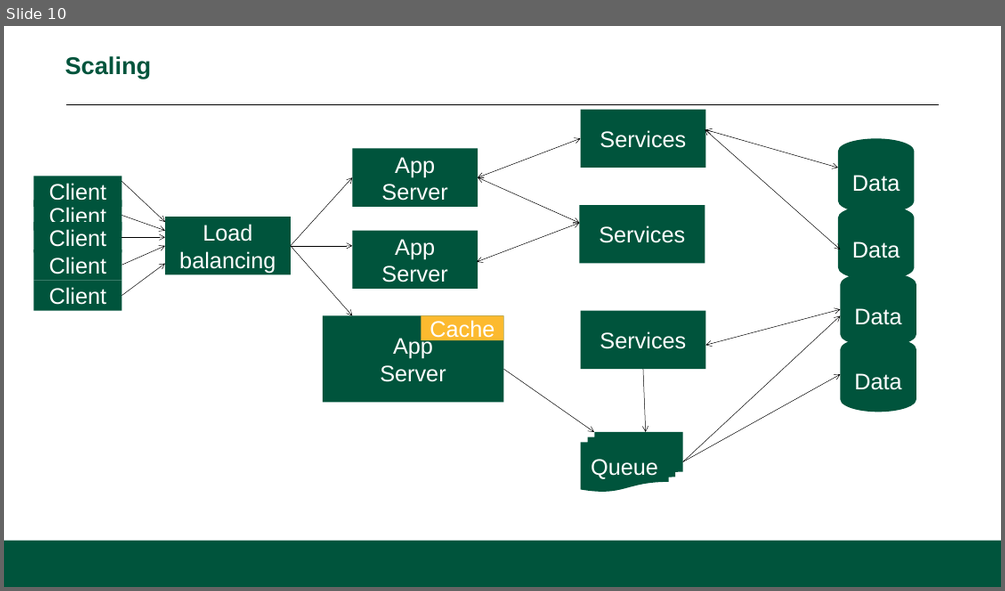
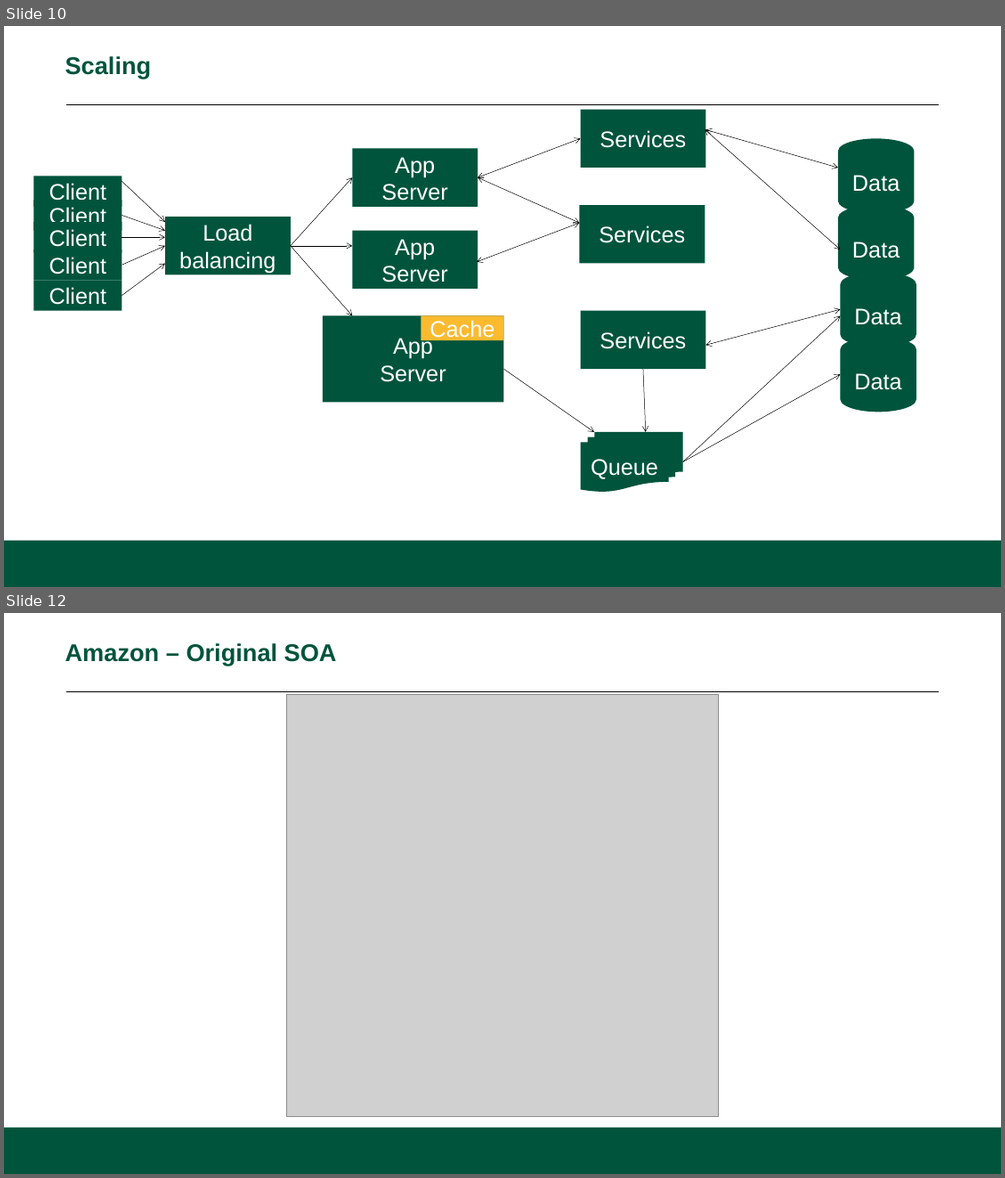
Before and after one commit to CS601-F15/lectures, a slide deck: slides/intro.pptx. Shown one above the other, each under a label of ours: slide 10 before the commit, slides 10 and 12 after it; the slides between them are not shown. The pictures are 1005x591 and 1005x1178 pixels, drawn with LibreOffice and Linux fonts; fonts in the diff are those of the drawing; grey boxes stand for pictures; background and template pictures are left out. Boxes give left, top, right and bottom in pixels: in the first picture for what was removed or moved away, otherwise in the second. Text is boxed around its words. In the diff, an @@ line names an element or a change of style, - is before the commit and + after.

```diff
--- a/slides/intro.pptx
+++ b/slides/intro.pptx
@@ slide 12 added at [4, 613, 1001, 1174], background #FFFFFF; not listed: 2 template elements that a slide beside it also shows @@
@@ title added at [65, 643, 337, 666], 28 pt, text #00543C, bold @@
+Amazon – Original SOA
@@ picture added at [287, 694, 718, 1117] @@
```
Also in this commit, not shown: 7 other slides added.
